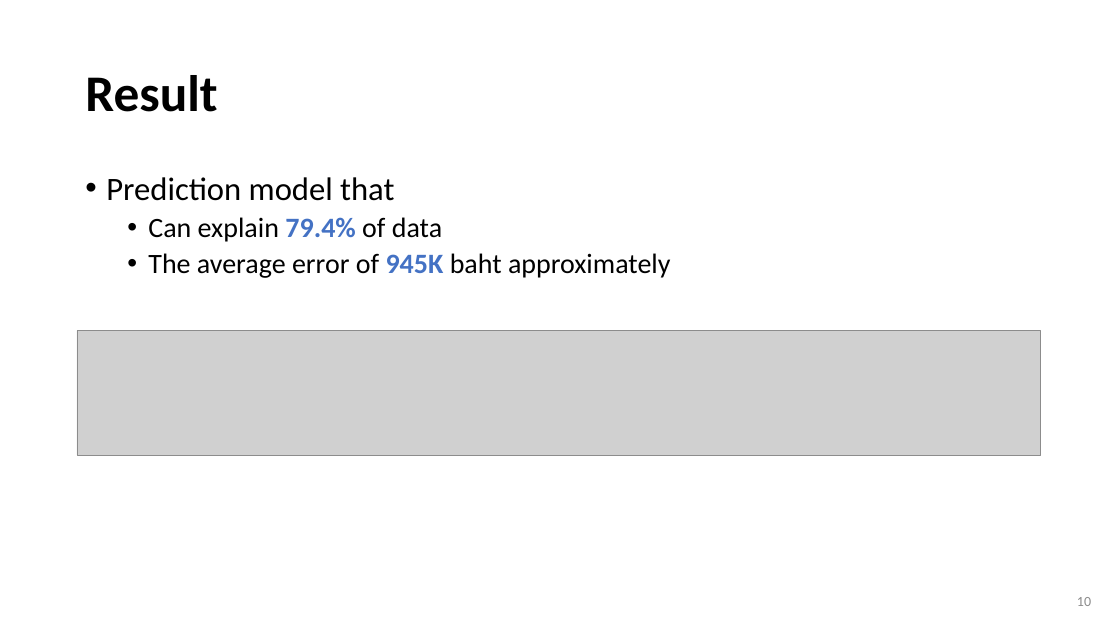
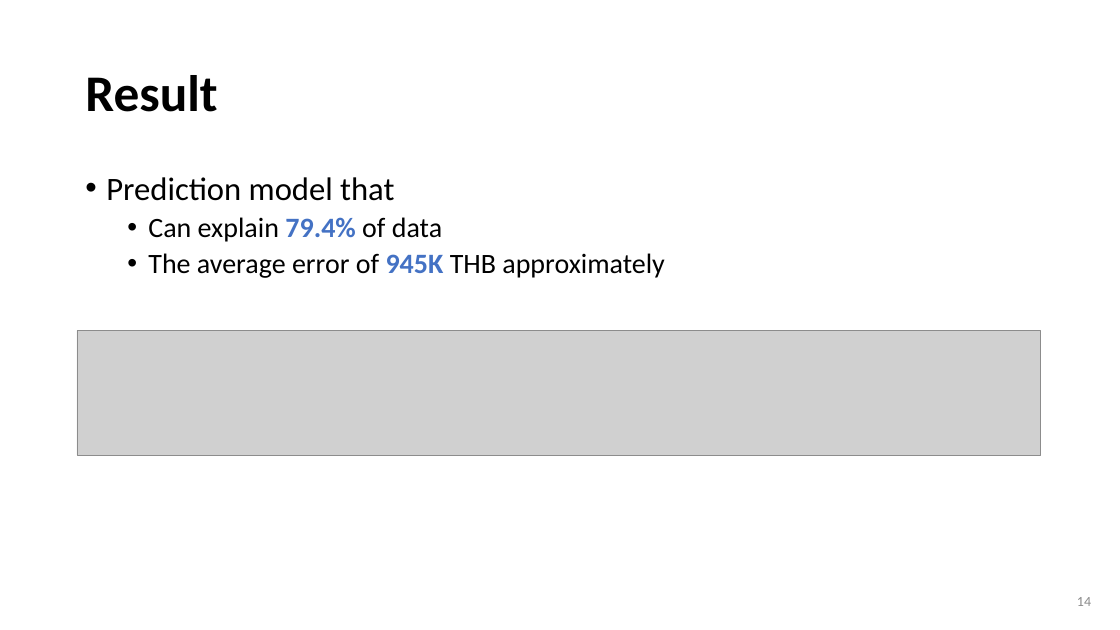
Before and after one commit to wtwwitt/project_2_bangkok_housing_price, a slide deck: slide 14 of presentation/Bangkok Housing Price Prediction for buyers and sellers.pptx (slide 10 before the commit). Drawn at 1120x630 pixels with LibreOffice and Linux fonts; fonts in the diff are those of the drawing; grey boxes stand for pictures. Boxes give left, top, right and bottom in pixels: in the first picture for what was removed or moved away, otherwise in the second. Text is boxed around its words. In the diff, an @@ line names an element or a change of style, - is before the commit and + after.

```diff
--- a/presentation/Bangkok Housing Price Prediction for buyers and sellers.pptx
+++ b/presentation/Bangkok Housing Price Prediction for buyers and sellers.pptx
@@ text at (148, 253, 664, 278): text changed @@
-  • The average error of 945K baht approximately
+  • The average error of 945K THB approximately
@@ page number at (1077, 597, 1091, 606): text changed @@
-10
+14
```
Also in this commit, not shown: 4 other slides changed, 5 slides added, 23 other files.
